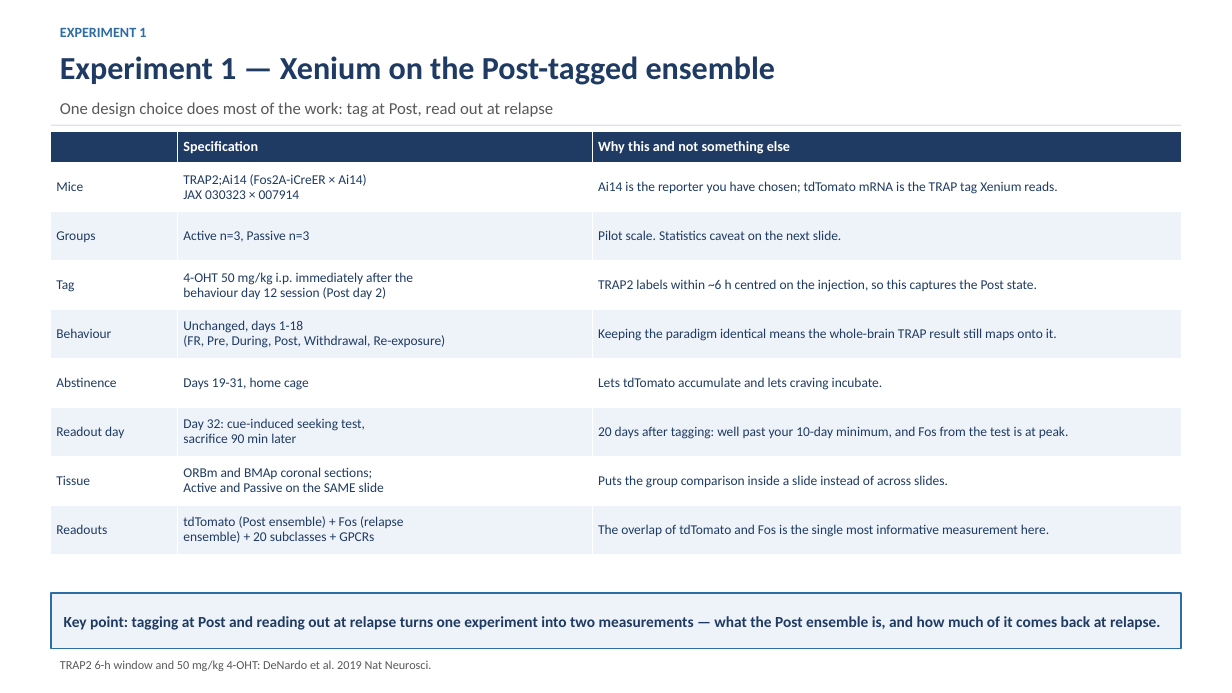
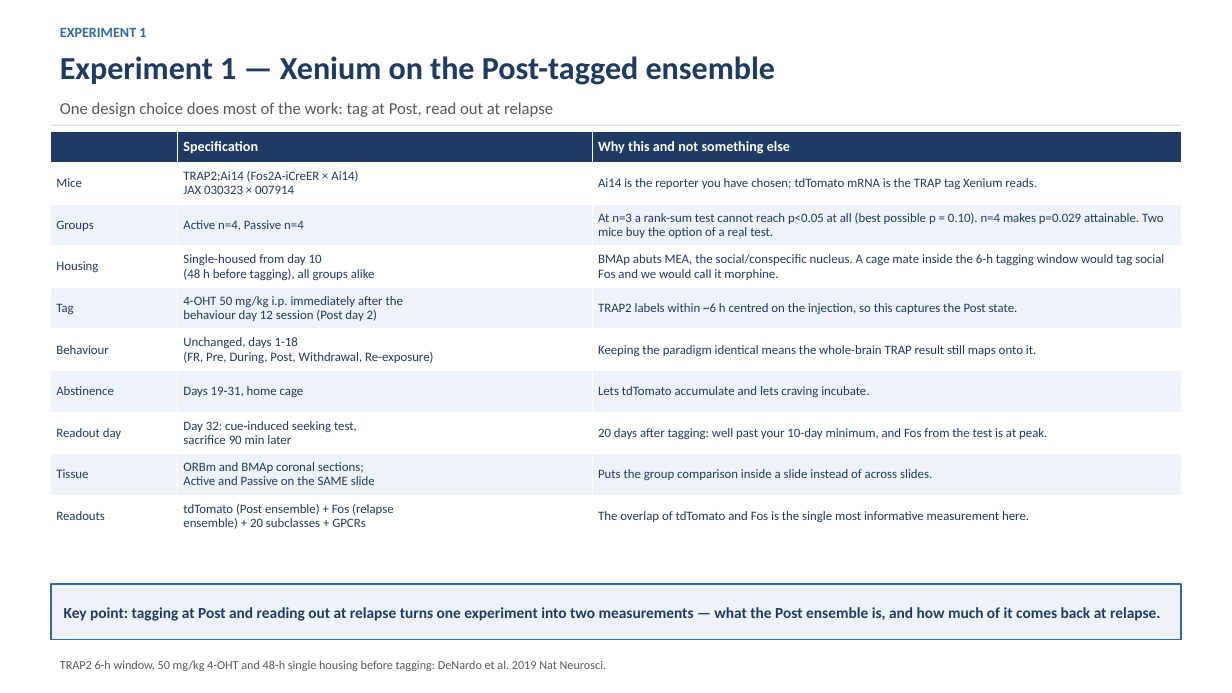
Before and after one commit to limserenahansol/Genelist_analysis_WMB, a slide deck: slide 5 of outputs/NextPhase_Plan_ORBm_BMAp_TRAP.pptx. Drawn at 1232x693 pixels with LibreOffice and Linux fonts; fonts in the diff are those of the drawing. Boxes give left, top, right and bottom in pixels: in the first picture for what was removed or moved away, otherwise in the second. Text is boxed around its words. In the diff, an @@ line names an element or a change of style, - is before the commit and + after.

```diff
--- a/outputs/NextPhase_Plan_ORBm_BMAp_TRAP.pptx
+++ b/outputs/NextPhase_Plan_ORBm_BMAp_TRAP.pptx
@@ table at [51,131,1182,533] @@
-row 3: Groups | Active n=3, Passive n=3 | Pilot scale. Statistics caveat on the next slide.
+row 3: Groups | Active n=4, Passive n=4 | At n=3 a rank-sum test cannot reach p<0.05 at all (best possible p = 0.10). n=4 makes p=0.029 attainable. Two mice buy the option of a real test.
+row 4: Housing | Single-housed from day 10 / (48 h before tagging), all groups alike | BMAp abuts MEA, the social/conspecific nucleus. A cage mate inside the 6-h tagging window would tag social Fos and we would call it morphine.
@@ rectangle "Key point: tagging at Post ...": place and size @@
-rectangle "Key point: tagging at Post ..." at [51,593,1181,649]
+rectangle "Key point: tagging at Post ..." at [51,584,1181,640]
@@ text at [60,660,606,671]: text changed @@
-TRAP2 6-h window and 50 mg/kg 4-OHT: DeNardo et al. 2019 Nat Neurosci.
+TRAP2 6-h window, 50 mg/kg 4-OHT and 48-h single housing before tagging: DeNardo et al. 2019 Nat Neurosci.
```
Also in this commit, not shown: 7 other slides changed, 1 slide added, 8 other files.
